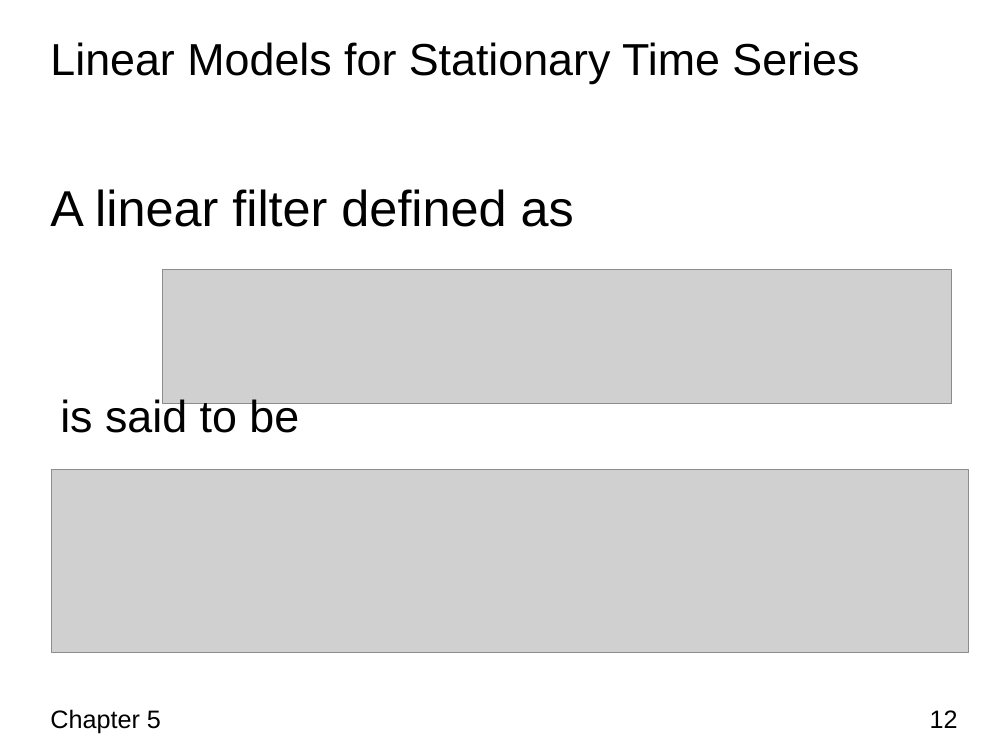
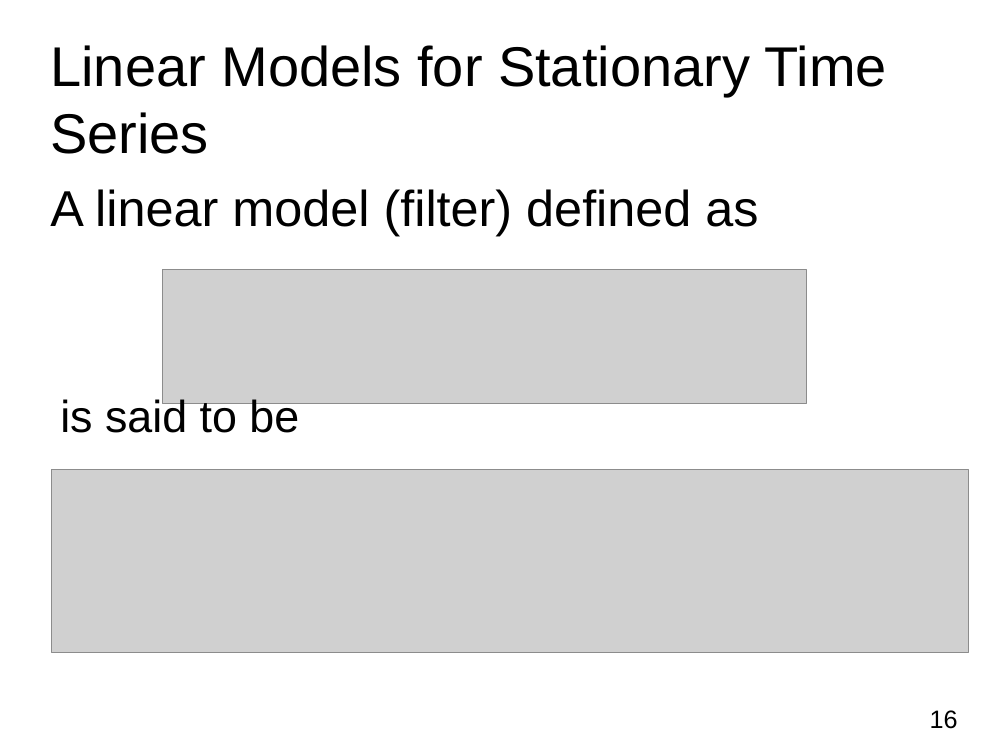
Before and after one commit to kefuzhu/University-of-Rochester, a slide deck: slide 16 of DSC475/Lecture-Slides/Chapter5_ARMA_Part1.pptx (slide 12 before the commit). Drawn at 1008x756 pixels with LibreOffice and Linux fonts; fonts in the diff are those of the drawing; grey boxes stand for pictures; background and template pictures are left out. Boxes give left, top, right and bottom in pixels: in the first picture for what was removed or moved away, otherwise in the second. Text is boxed around its words. In the diff, an @@ line names an element or a change of style, - is before the commit and + after.

```diff
--- a/DSC475/Lecture-Slides/Chapter5_ARMA_Part1.pptx
+++ b/DSC475/Lecture-Slides/Chapter5_ARMA_Part1.pptx
@@ title "Linear Models for Stationary Time ..." at (50,45,887,154): size 32 to 40 pt @@
@@ text at (50,189,758,236): text changed @@
-A linear filter defined as
+A linear model (filter) defined as
@@ picture: place and size @@
-picture at (162,270,952,404)
+picture at (162,270,806,404)
@@ text removed at (50,709,161,733) @@
-Chapter 5
@@ page number at (930,710,958,729): text changed @@
-12
+16
```
Also in this commit, not shown: 11 other slides changed, 15 slides added, 1 slide removed, 1 other file.
